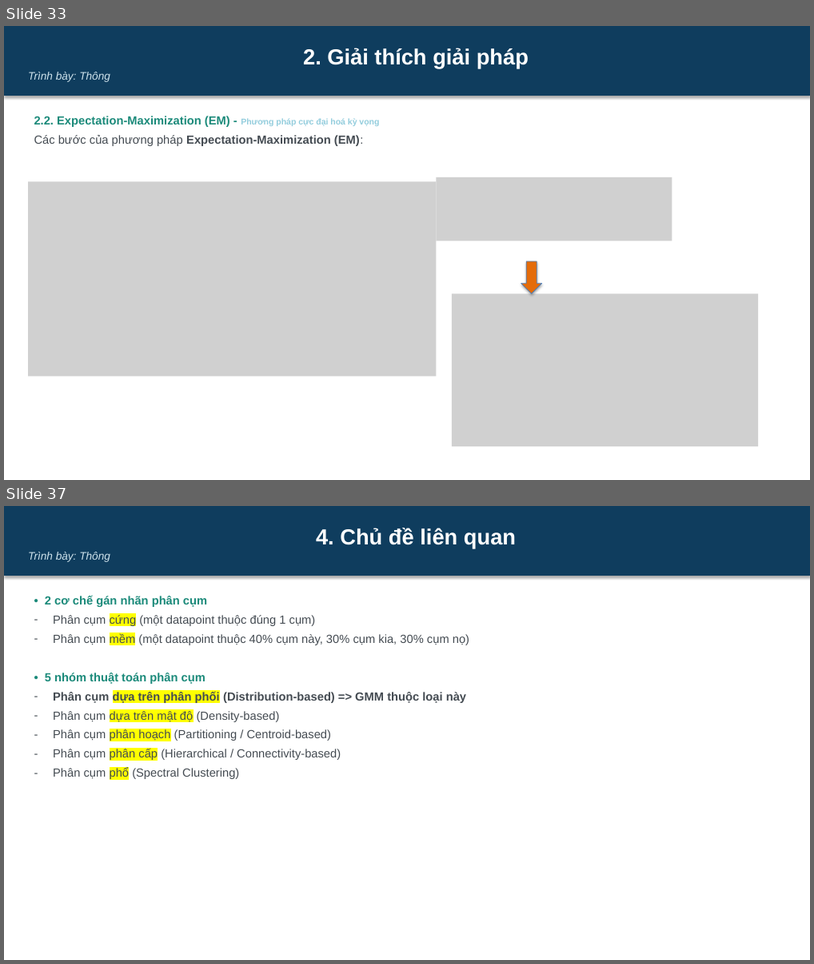
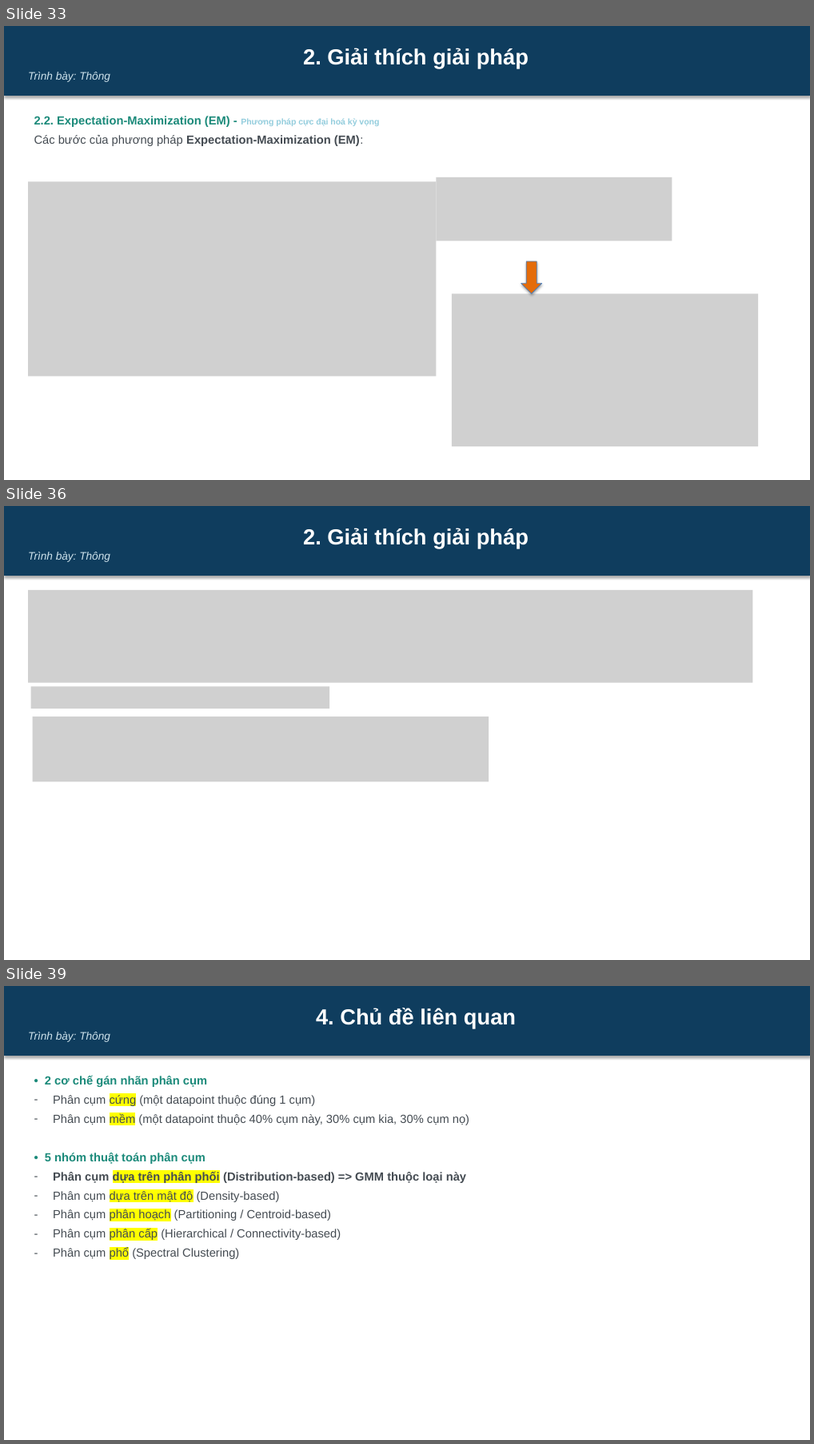
Before and after one commit to dinhdatthong1809/gaussian-mixture-model, a slide deck: Slide.pptx. Shown one above the other, each under a label of ours: slides 33 and 37 before the commit, slides 33, 36 and 39 after it; the slides between them are not shown. The pictures are 814x964 and 814x1444 pixels, drawn with LibreOffice and Linux fonts; fonts in the diff are those of the drawing; grey boxes stand for pictures. Boxes give left, top, right and bottom in pixels: in the first picture for what was removed or moved away, otherwise in the second. Text is boxed around its words. In the diff, an @@ line names an element or a change of style, - is before the commit and + after.

```diff
--- a/Slide.pptx
+++ b/Slide.pptx
@@ slide 36 added at (x1=4, y1=506, x2=810, y2=960), background #FFFFFF @@
@@ rectangle added at (x1=4, y1=506, x2=810, y2=576), fill #0F3D5E, 26 pt, text #FFFFFF, bold @@
+2. Giải thích giải pháp
+Trình bày: Thông
@@ picture added at (x1=28, y1=590, x2=754, y2=683) @@
@@ picture added at (x1=30, y1=686, x2=330, y2=708) @@
@@ picture added at (x1=33, y1=716, x2=489, y2=782) @@
@@ what was slide 37 is now slide 39 @@
```
Also in this commit, not shown: 4 slides changed, 1 other slide added.
